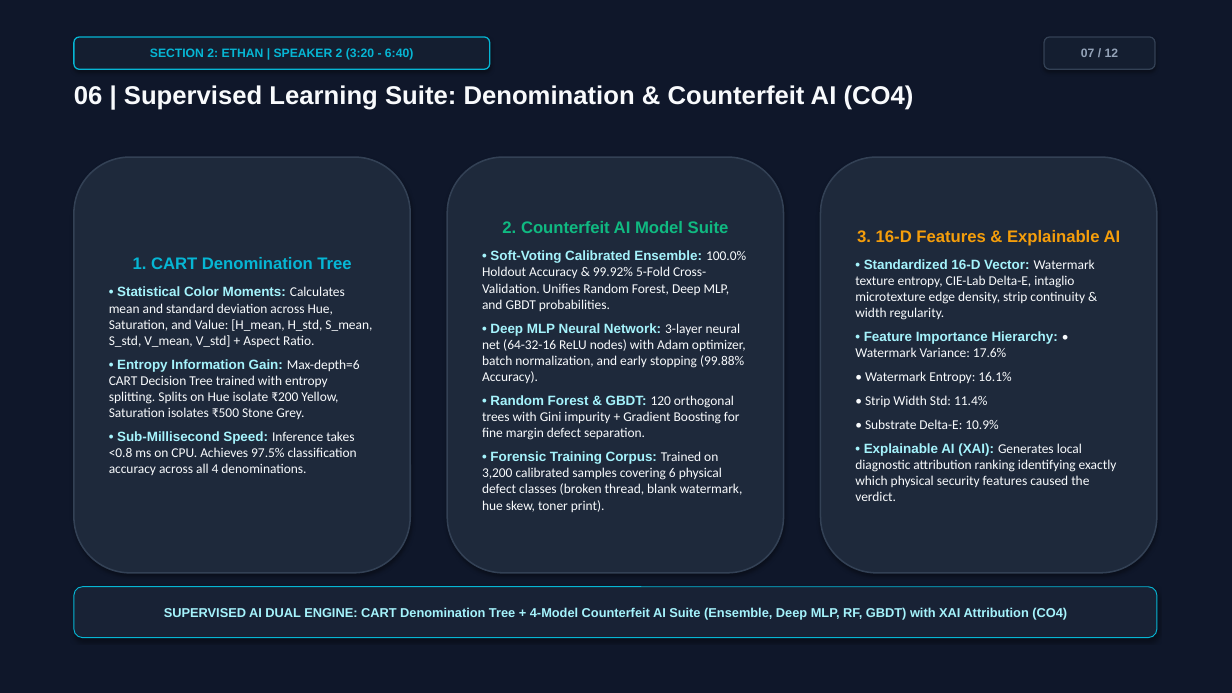
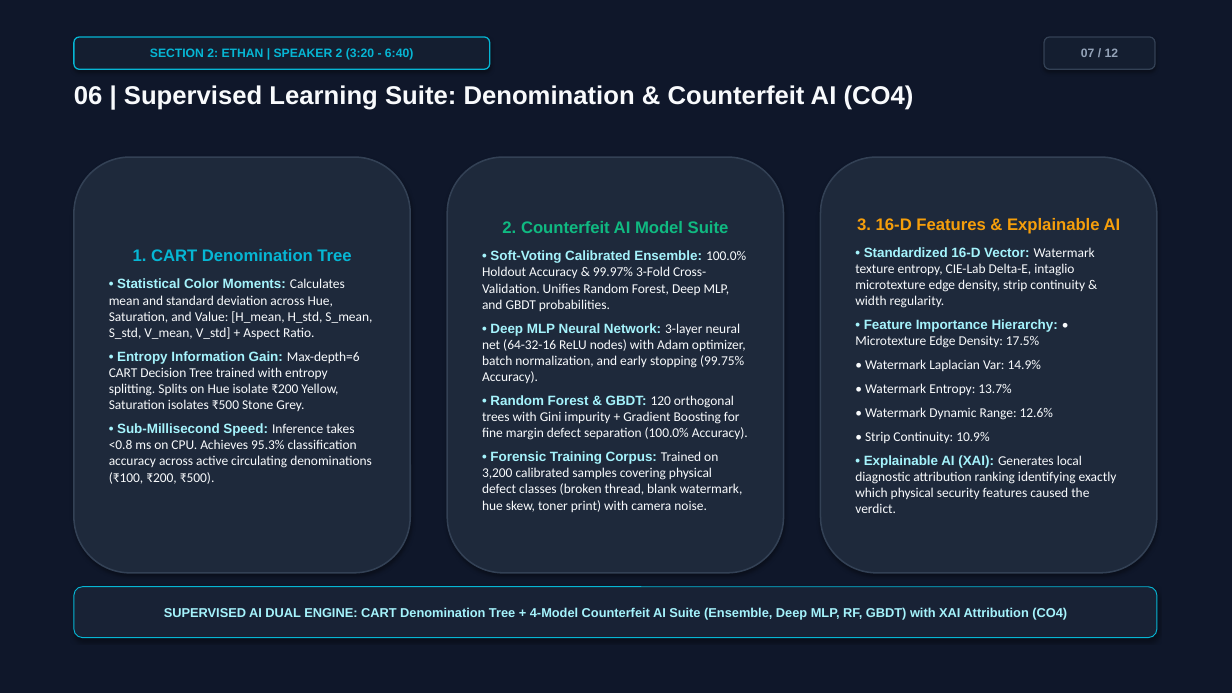
Before and after one commit to Soham51826/real-time-currency-counterfeit-checker, a slide deck: slide 7 of CurrencyGuard_AI_Defense_Presentation.pptx. Drawn at 1232x693 pixels with LibreOffice and Linux fonts; fonts in the diff are those of the drawing. Boxes give left, top, right and bottom in pixels: in the first picture for what was removed or moved away, otherwise in the second. Text is boxed around its words. In the diff, an @@ line names an element or a change of style, - is before the commit and + after.

```diff
--- a/CurrencyGuard_AI_Defense_Presentation.pptx
+++ b/CurrencyGuard_AI_Defense_Presentation.pptx
@@ text in rounded rectangle at <box>482,250,748,512</box>: text changed @@
-• Soft-Voting Calibrated Ensemble: 100.0% Holdout Accuracy & 99.92% 5-Fold Cross-Validation. Unifies Random Forest, Deep MLP, and GBDT probabilities.
-• Deep MLP Neural Network: 3-layer neural net (64-32-16 ReLU nodes) with Adam optimizer, batch normalization, and early stopping (99.88% Accuracy).
-• Random Forest & GBDT: 120 orthogonal trees with Gini impurity + Gradient Boosting for fine margin defect separation.
-• Forensic Training Corpus: Trained on 3,200 calibrated samples covering 6 physical defect classes (broken thread, blank watermark, hue skew, toner print).
+• Soft-Voting Calibrated Ensemble: 100.0% Holdout Accuracy & 99.97% 3-Fold Cross-Validation. Unifies Random Forest, Deep MLP, and GBDT probabilities.
+• Deep MLP Neural Network: 3-layer neural net (64-32-16 ReLU nodes) with Adam optimizer, batch normalization, and early stopping (99.75% Accuracy).
+• Random Forest & GBDT: 120 orthogonal trees with Gini impurity + Gradient Boosting for fine margin defect separation (100.0% Accuracy).
+• Forensic Training Corpus: Trained on 3,200 calibrated samples covering physical defect classes (broken thread, blank watermark, hue skew, toner print) with camera noise.
@@ text in rounded rectangle at <box>855,319,1058,443</box>: text changed @@
-• Feature Importance Hierarchy: • Watermark Variance: 17.6%
-• Watermark Entropy: 16.1%
-• Strip Width Std: 11.4%
-• Substrate Delta-E: 10.9%
+• Feature Importance Hierarchy: • Microtexture Edge Density: 17.5%
+• Watermark Laplacian Var: 14.9%
+• Watermark Entropy: 13.7%
+• Watermark Dynamic Range: 12.6%
+• Strip Continuity: 10.9%
@@ text in rounded rectangle at <box>109,423,372,484</box>: text changed @@
-• Sub-Millisecond Speed: Inference takes <0.8 ms on CPU. Achieves 97.5% classification accuracy across all 4 denominations.
+• Sub-Millisecond Speed: Inference takes <0.8 ms on CPU. Achieves 95.3% classification accuracy across active circulating denominations (₹100, ₹200, ₹500).
```
Also in this commit, not shown: 4 other slides changed, 28 other files.
